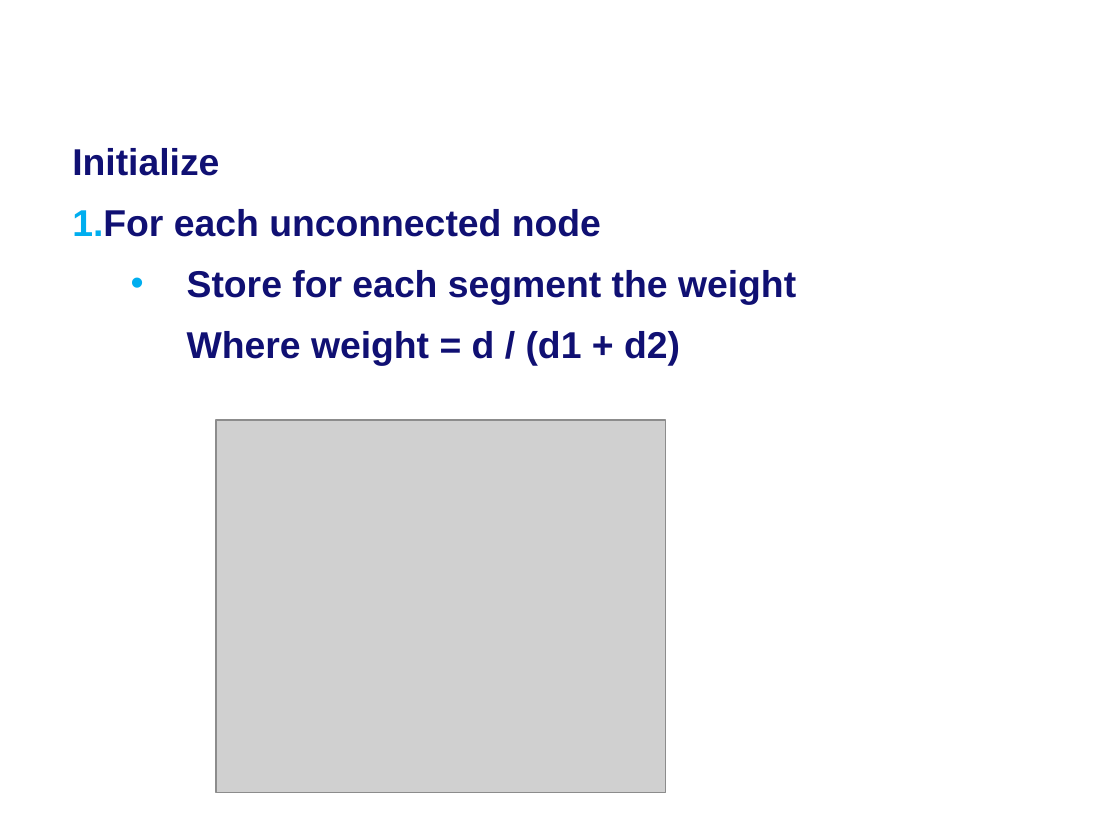
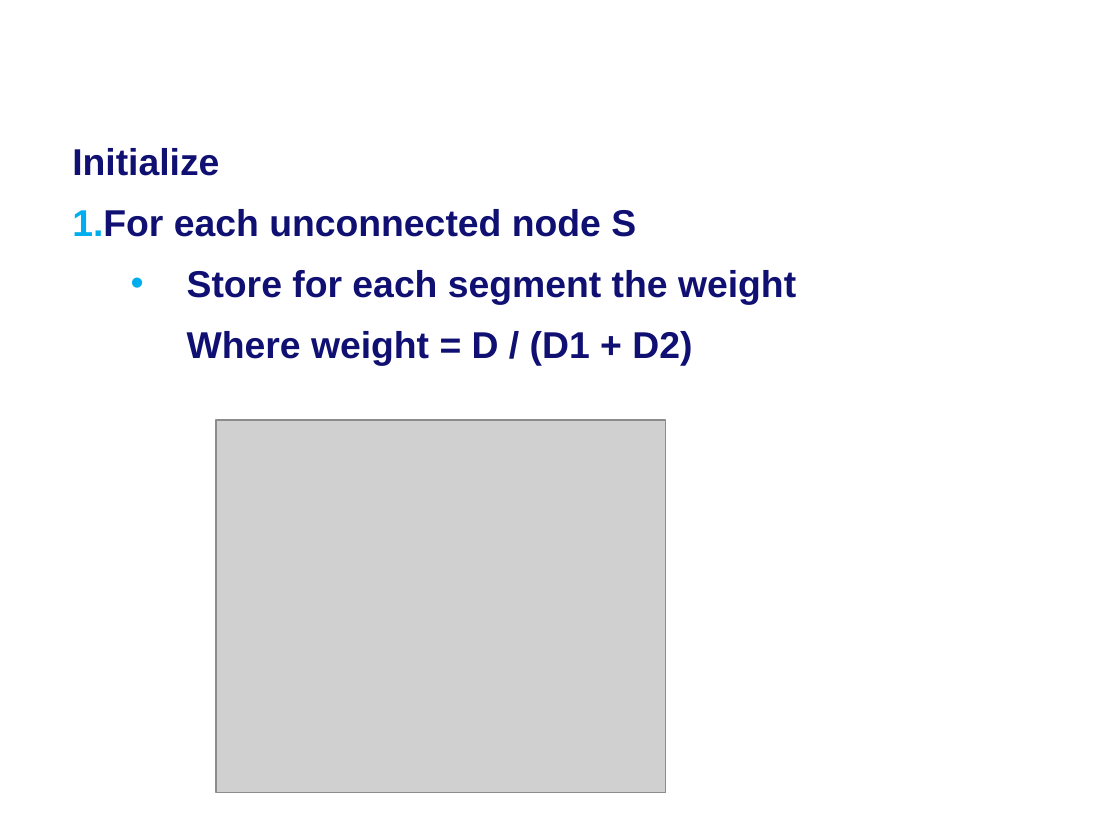
Before and after one commit to MartijnMuijsers/Algorithms, a slide deck: slide 9 of report/Final Presentation.ppt (slide 10 before the commit). Drawn at 1120x840 pixels with LibreOffice and Linux fonts; fonts in the diff are those of the drawing; grey boxes stand for pictures; background and template pictures are left out. Boxes give left, top, right and bottom in pixels: in the first picture for what was removed or moved away, otherwise in the second. Text is boxed around its words. In the diff, an @@ line names an element or a change of style, - is before the commit and + after.

Commit message:
Updated powerpoint

```diff
--- a/report/Final Presentation.ppt
+++ b/report/Final Presentation.ppt
@@ text at (72, 209, 636, 237): text changed @@
-1. For each unconnected node
+1. For each unconnected node S
@@ text at (187, 331, 692, 366): text changed @@
-  Where weight = d / (d1 + d2)
+  Where weight = D / (D1 + D2)
```
Also in this commit, not shown: 9 other slides changed, 1 slide removed.
